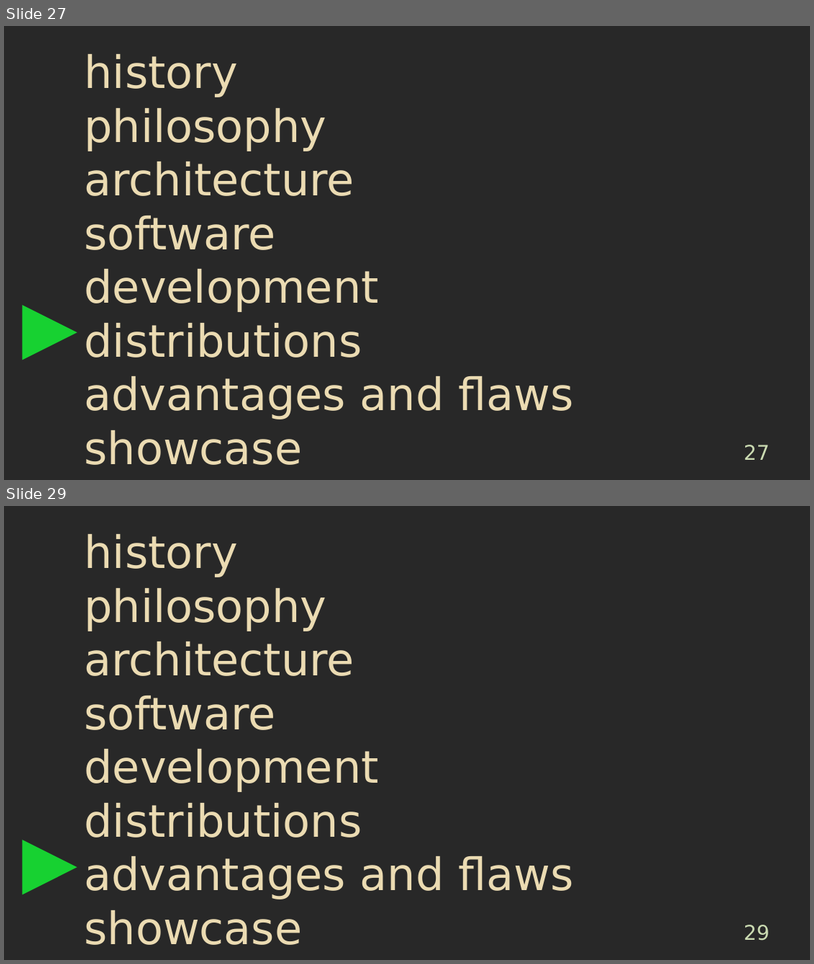
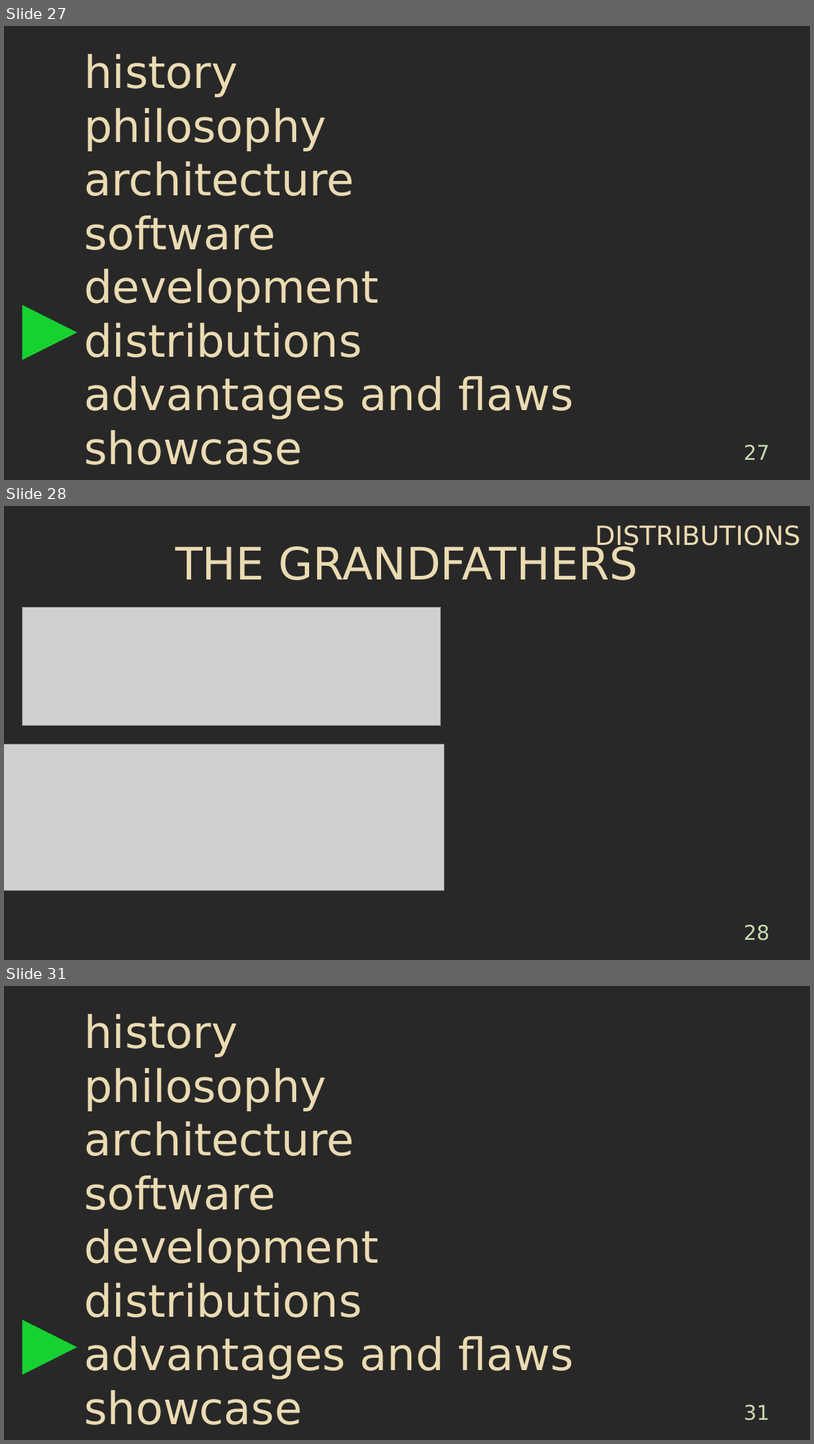
Before and after one commit to jpieles/linux-presentation, a slide deck: Presentation.odp. Shown one above the other, each under a label of ours: slides 27 and 29 before the commit, slides 27, 28 and 31 after it; the slides between them are not shown. The pictures are 814x964 and 814x1444 pixels, drawn with LibreOffice and Linux fonts; fonts in the diff are those of the drawing; grey boxes stand for pictures. Boxes give left, top, right and bottom in pixels: in the first picture for what was removed or moved away, otherwise in the second. Text is boxed around its words. In the diff, an @@ line names an element or a change of style, - is before the commit and + after.

Commit message:
linux distributions

```diff
--- a/Presentation.odp
+++ b/Presentation.odp
@@ slide 28 added at (x1=4, y1=506, x2=810, y2=960), background #282828 @@
@@ text added at (x1=595, y1=525, x2=801, y2=551), 26 pt, text #EBDBB2 @@
+DISTRIBUTIONS
@@ title added at (x1=175, y1=543, x2=638, y2=580), 44 pt, text #EBDBB2 @@
+THE GRANDFATHERS
@@ picture added at (x1=22, y1=607, x2=441, y2=726) @@
@@ picture added at (x1=4, y1=744, x2=445, y2=890) @@
@@ page number added at (x1=744, y1=924, x2=770, y2=940), 20 pt, text #CBDBB2 @@
+28
@@ what was slide 29 is now slide 31 @@
@@ page number at (x1=744, y1=1404, x2=770, y2=1420): text changed @@
-29
+31
```
Also in this commit, not shown: 3 other slides added, 1 slide removed, 4 other files.
